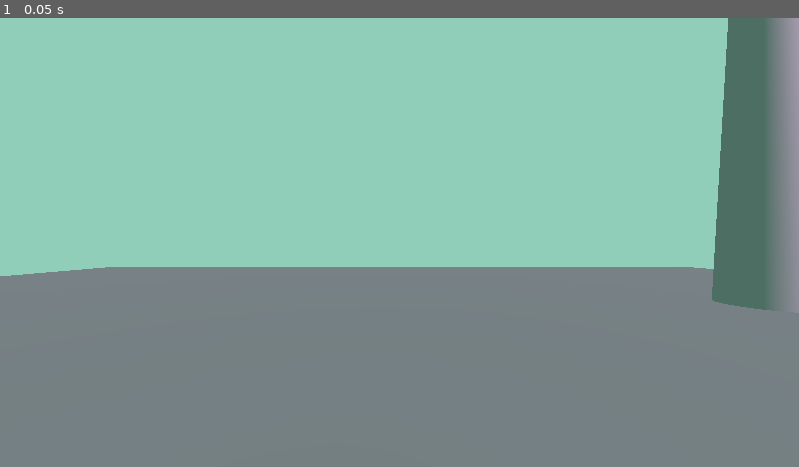
Above: before the commit, frame 1.
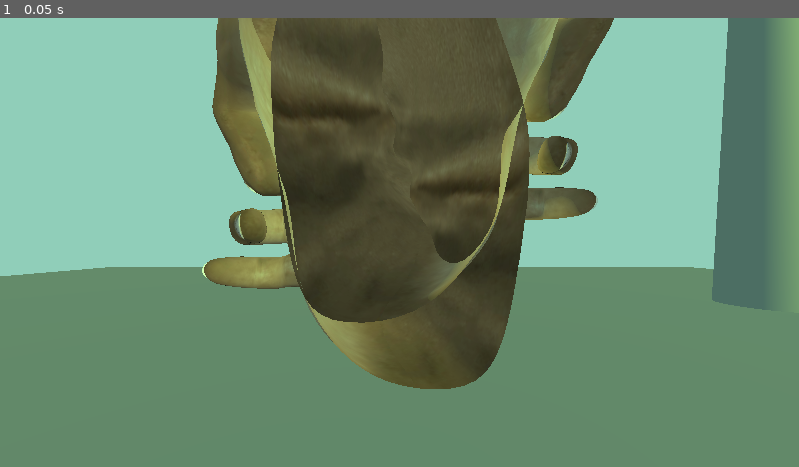
Above: after the commit, the same moment.

Repository: JakubKostuj1/rwr
Game: Godot game, scene res://node_3d.tscn
Two runs of this game, one before a commit and one after it. Both use one fixed random seed, a clock stepped at 60 frames per second and the inputs below.
Inputs:
- Up to frame 1 (0.05 s): no input

The runs differ from the first frame. In frame 1, 68% of the frame differs, in the area x 0-100%, y 0-100%.

Commit message:
Rotate hands and changed scene colour.

Diff:
--- a/webxr-demo/node_3d.tscn
+++ b/webxr-demo/node_3d.tscn
@@ -80,10 +80,11 @@
 [node name="CollisionShape3D" type="CollisionShape3D" parent="Level/StaticBody3D2"]
 transform = Transform3D(1, 0, 0, 0, 1, 0, 0, 0, 1, 0, 1.5, 0)
 shape = SubResource("BoxShape3D_a0tk4")
+debug_color = Color(0.62781405, 0.37934208, 0.93955815, 0.41960785)
 
 [node name="DirectionalLight3D" type="DirectionalLight3D" parent="Level"]
 transform = Transform3D(0.66253453, -0.4719046, 0.58168215, 0.35462287, 0.8816496, 0.31134644, -0.65976566, 4.506401e-08, 0.75147146, 3.593394, 8.149786, 8.149802)
-light_color = Color(0.87998766, 0.67567897, 0.8727075, 1)
+light_color = Color(0.6352495, 0.8265215, 0.39070585, 1)
 light_energy = 1.5
 
 [node name="WorldEnvironment" type="WorldEnvironment" parent="."]
@@ -91,6 +92,7 @@
 
 [node name="Player" type="CharacterBody3D" parent="."]
 script = ExtResource("2_r3fl7")
+gravity = 10.0
 
 [node name="CollisionShape3D" type="CollisionShape3D" parent="Player"]
 shape = SubResource("CapsuleShape3D_jka67")
@@ -101,6 +103,7 @@
 transform = Transform3D(0.99999994, 0, 0, 0, 0.99999994, 0, 0, 0, 1, 0, 0, 0)
 
 [node name="LeftController" type="XRController3D" parent="Player/XROrigin3D"]
+transform = Transform3D(1, 0, 0, 0, 0.28404883, 0.9588098, 0, -0.9588098, 0.28404883, 0, 0, 0)
 tracker = &"left_hand"
 
 [node name="MeshInstance3D" type="MeshInstance3D" parent="Player/XROrigin3D/LeftController"]
@@ -112,6 +115,7 @@
 transform = Transform3D(-0.1, 0, 0, 0, 0.1, 0, 0, 0, 0.1, 0, 0, 0)
 
 [node name="RightController" type="XRController3D" parent="Player/XROrigin3D"]
+transform = Transform3D(1, 0, 0, 0, 0.054200828, 0.99853015, 0, -0.99853015, 0.054200828, 0, 0, 0)
 tracker = &"right_hand"
 script = ExtResource("3_a0tk4")
 
Not shown, changed: docs/index.html
Not shown, changed: docs/index.pck
